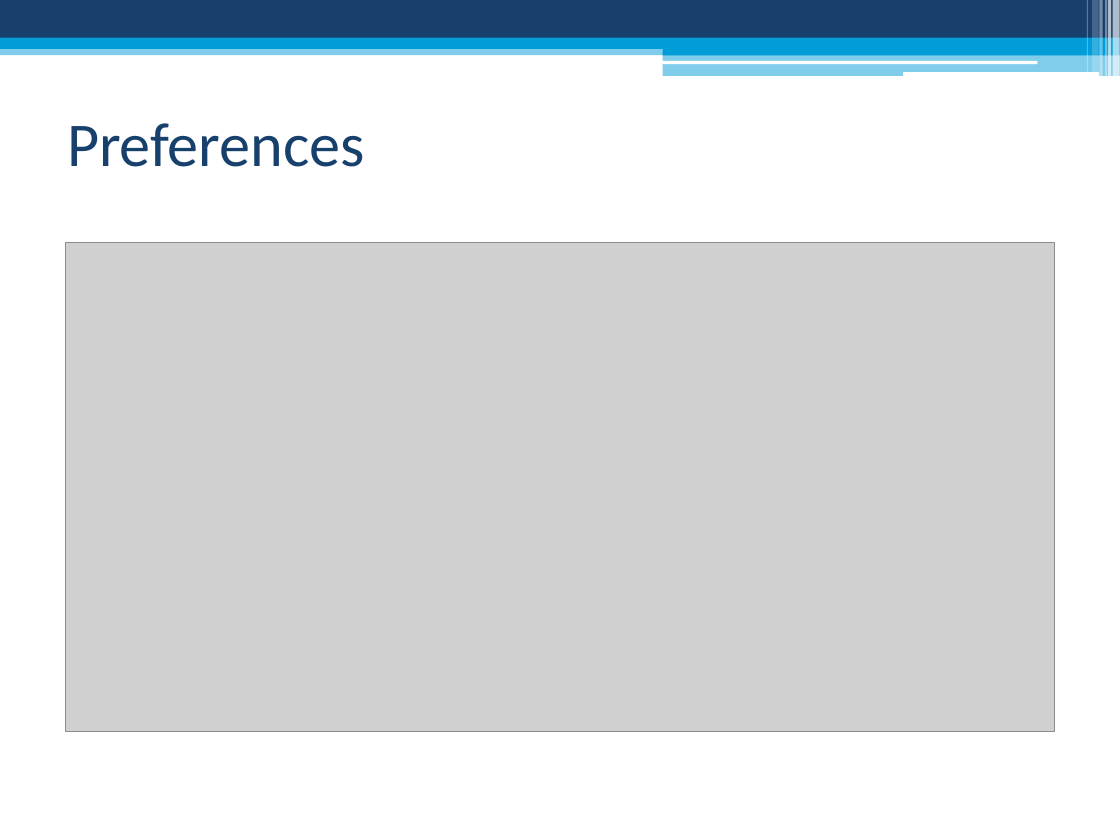
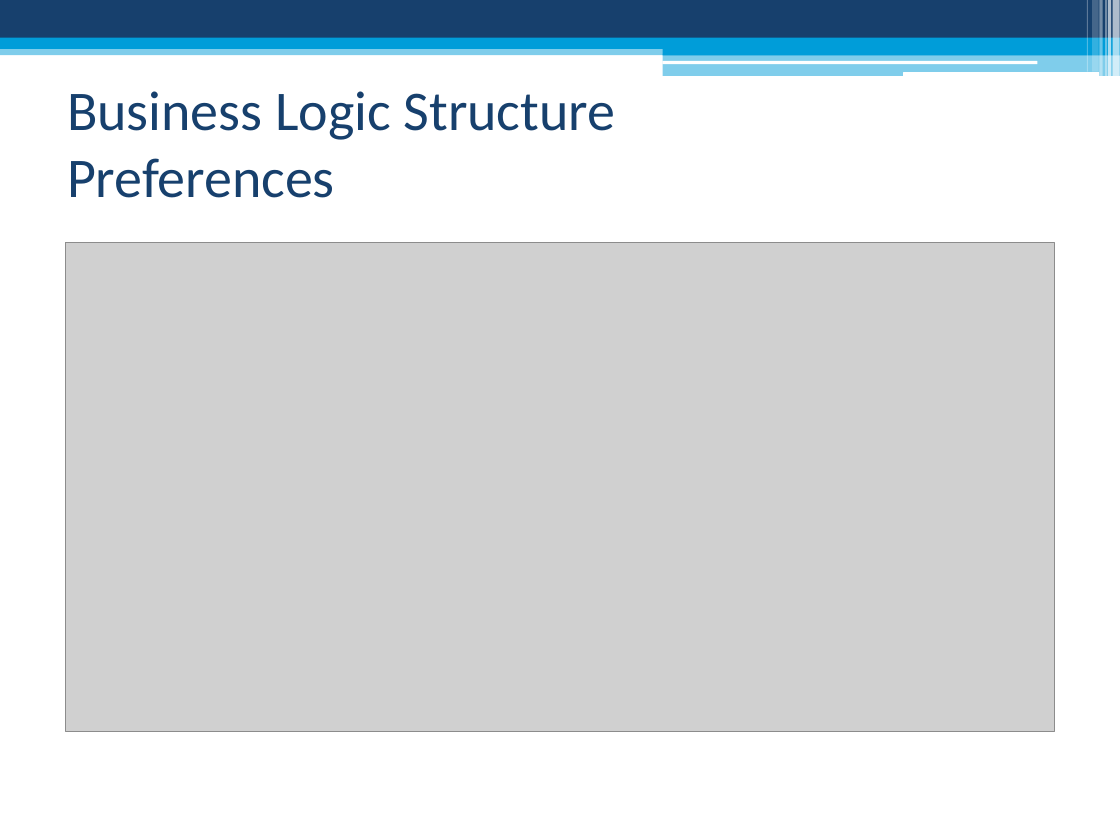
Before and after one commit to thetimeofblack/ENCA-Andriod, a slide deck: slide 8 of Docs/Presentation/Software Engineering II Project.pptx. Drawn at 1120x840 pixels with LibreOffice and Linux fonts; fonts in the diff are those of the drawing; grey boxes stand for pictures. Boxes give left, top, right and bottom in pixels: in the first picture for what was removed or moved away, otherwise in the second. Text is boxed around its words. In the diff, an @@ line names an element or a change of style, - is before the commit and + after.

```diff
--- a/Docs/Presentation/Software Engineering II Project.pptx
+++ b/Docs/Presentation/Software Engineering II Project.pptx
@@ title at <box>67,91,616,198</box>: text changed; size 40 to 36 pt @@
-Preferences
+Business Logic Structure
+Preferences
```
Also in this commit, not shown: 10 other slides changed, 4 other files.
